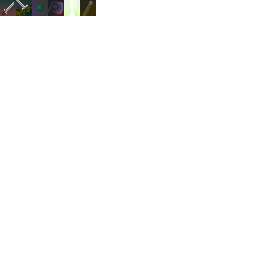
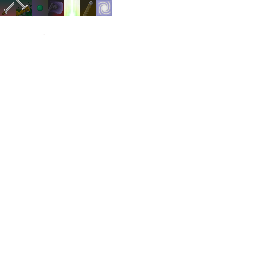
Comparing the layer stacks of the two 256x256 images. Changes:
painted on "spawners" over left=96, top=0, right=112, bottom=16
